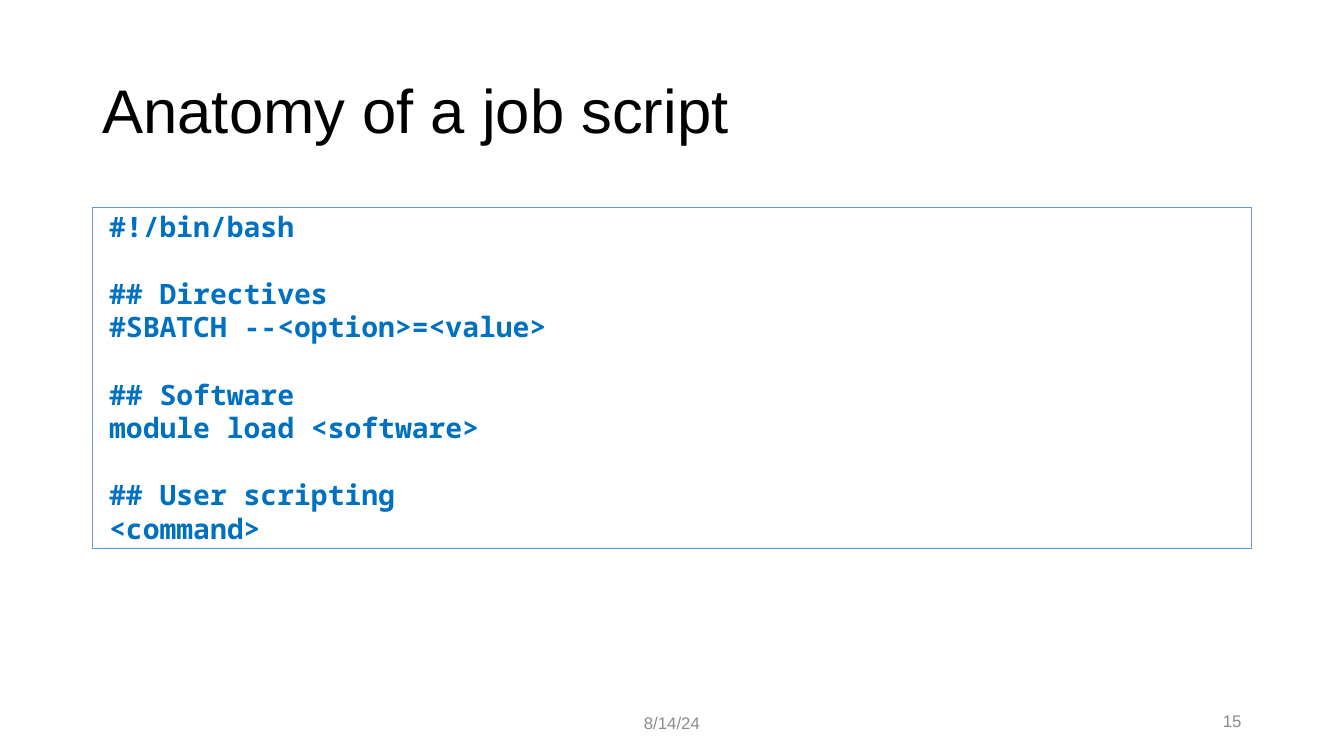
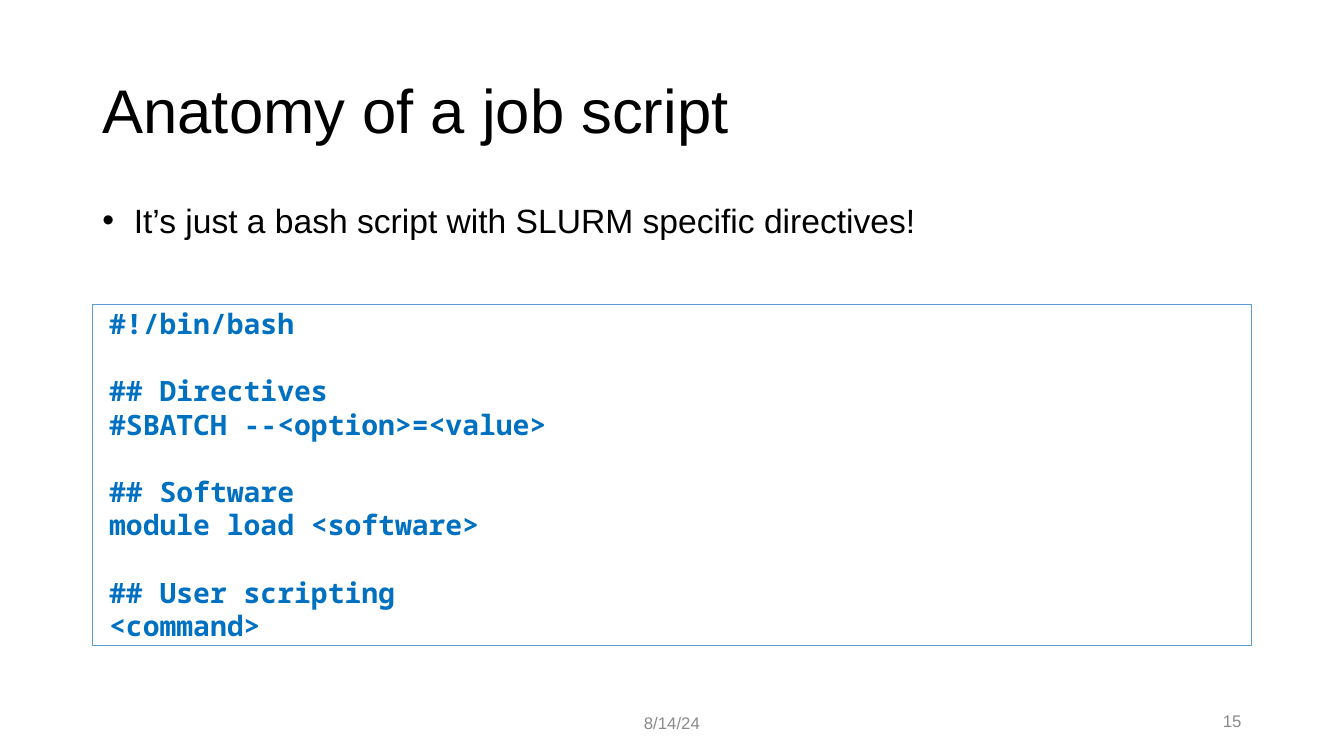
Before and after one commit to ResearchComputing/hpc_fundamentals_micro_credential, a slide deck: slide 15 of scheduling_jobs/scheduling_jobs.pptx. Drawn at 1344x756 pixels with LibreOffice and Linux fonts; fonts in the diff are those of the drawing; background and template pictures are left out. Boxes give left, top, right and bottom in pixels: in the first picture for what was removed or moved away, otherwise in the second. Text is boxed around its words. In the diff, an @@ line names an element or a change of style, - is before the commit and + after.

```diff
--- a/scheduling_jobs/scheduling_jobs.pptx
+++ b/scheduling_jobs/scheduling_jobs.pptx
@@ text added at (x1=134, y1=208, x2=915, y2=240), 24 pt, text #000000 @@
+• It’s just a bash script with SLURM specific directives!
@@ rectangle "#!/bin/bash" moved from (x1=93, y1=208, x2=1252, y2=548) to (x1=93, y1=304, x2=1252, y2=645) @@
```
Also in this commit, not shown: 5 other slides changed, 1 other file.
